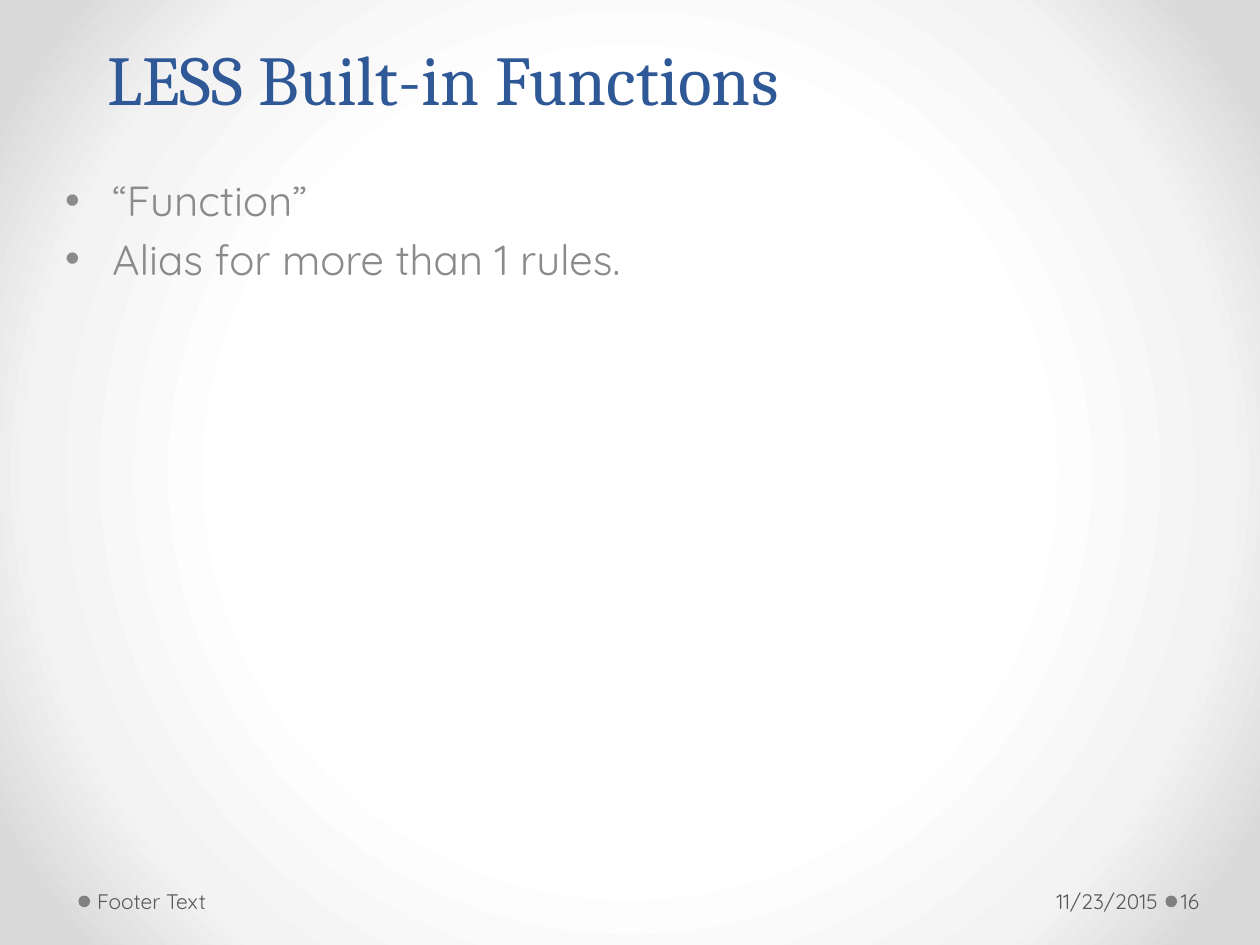
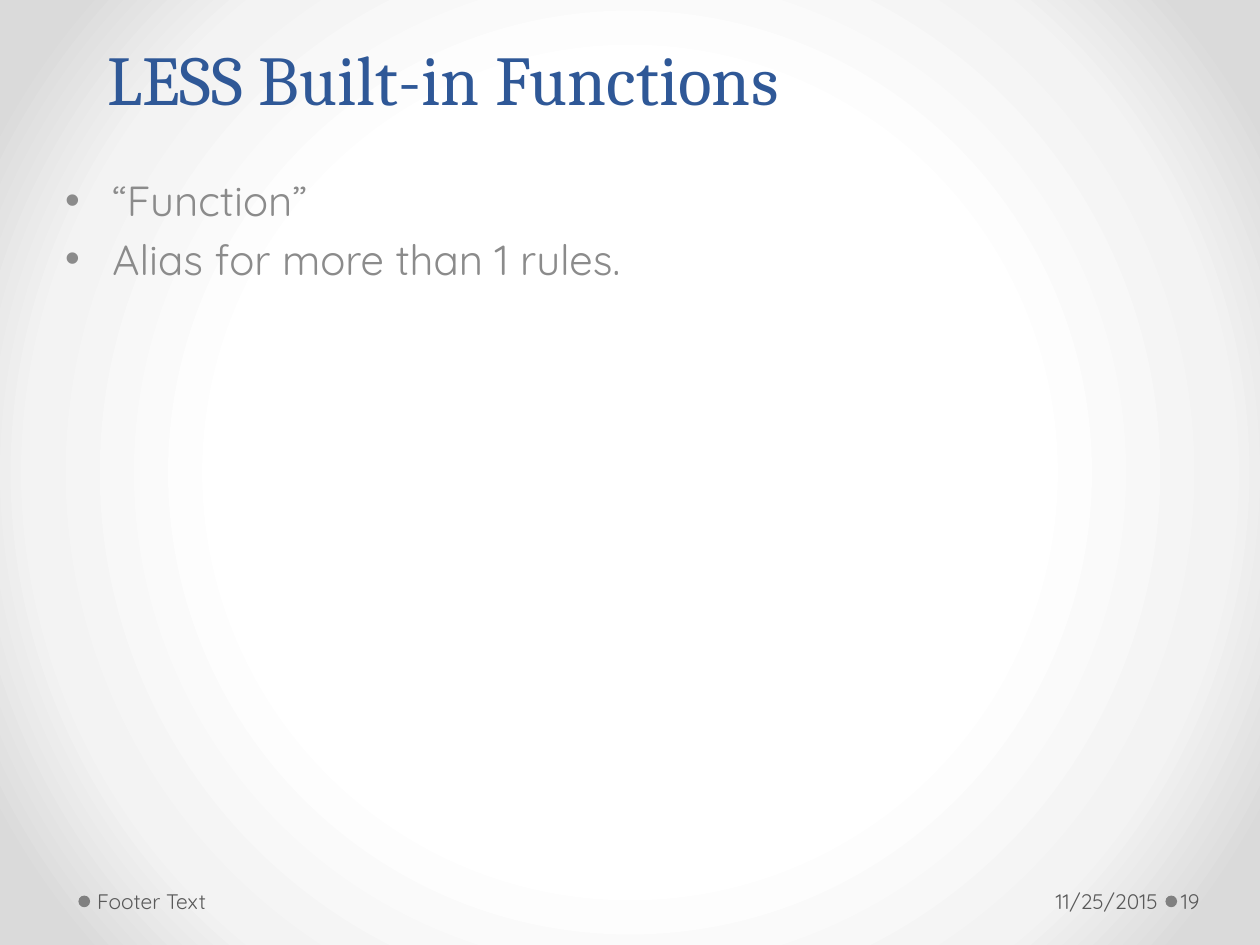
Before and after one commit to h-t-tran/work, a slide deck: slide 19 of brownbag/less/tech-presentation-less.pptx (slide 16 before the commit). Drawn at 1260x945 pixels with LibreOffice and Linux fonts; fonts in the diff are those of the drawing. Boxes give left, top, right and bottom in pixels: in the first picture for what was removed or moved away, otherwise in the second. Text is boxed around its words. In the diff, an @@ line names an element or a change of style, - is before the commit and + after.

Commit message:
more less

```diff
--- a/brownbag/less/tech-presentation-less.pptx
+++ b/brownbag/less/tech-presentation-less.pptx
@@ text at [1056,892,1158,912]: text changed @@
-11/23/2015
+11/25/2015
@@ page number at [1181,894,1200,909]: text changed @@
-16
+19
```
Also in this commit, not shown: 16 other slides changed, 3 slides added, 7 other files.
